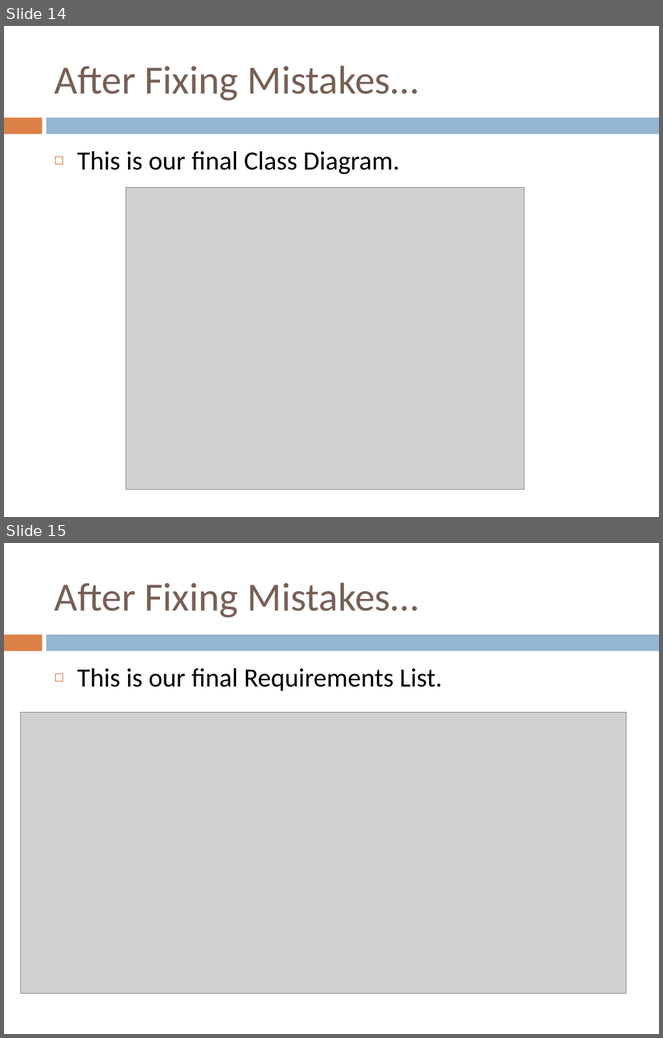
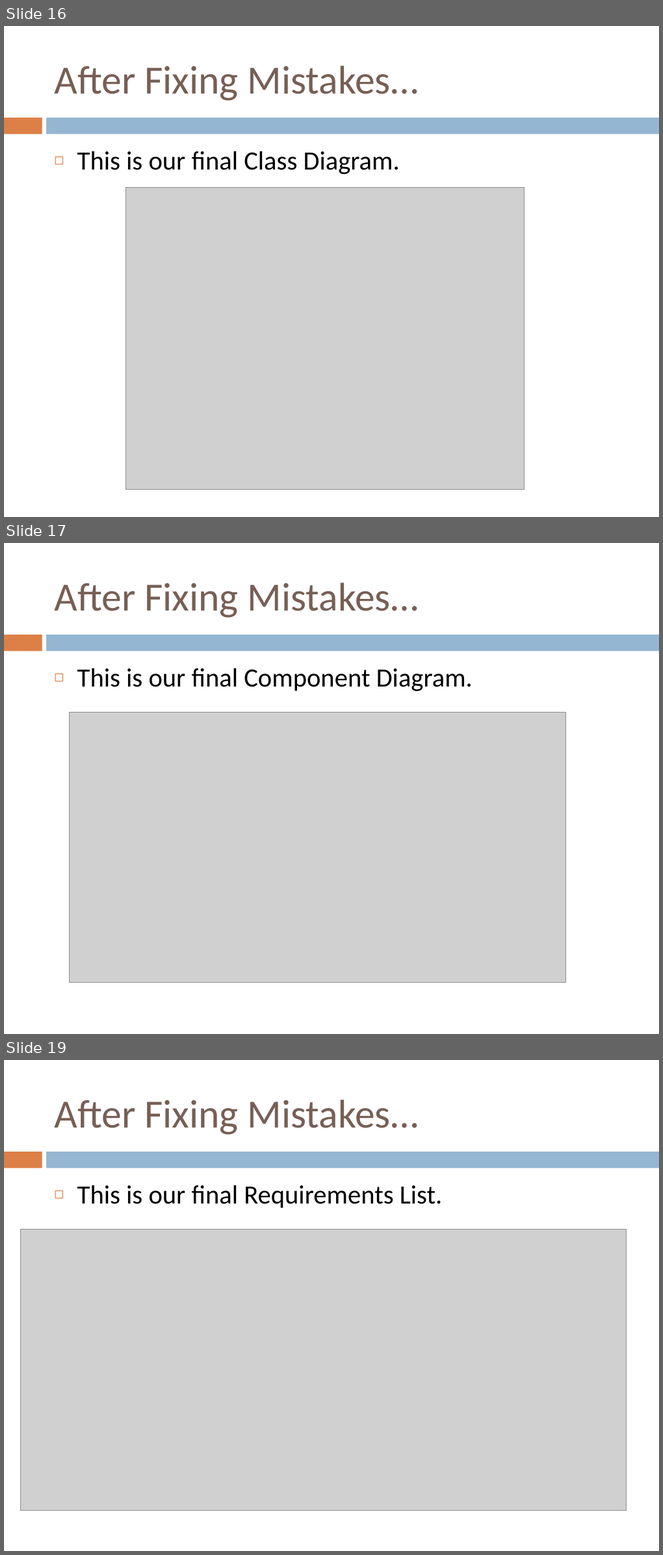
Before and after one commit to ledz1996/Group4Assng, a slide deck: csci222 a1 ppt.pptx. Shown one above the other, each under a label of ours: slides 14 and 15 before the commit, slides 16, 17 and 19 after it; the slides between them are not shown. The pictures are 663x1038 and 663x1555 pixels, drawn with LibreOffice and Linux fonts; fonts in the diff are those of the drawing; grey boxes stand for pictures. Boxes give left, top, right and bottom in pixels: in the first picture for what was removed or moved away, otherwise in the second. Text is boxed around its words. In the diff, an @@ line names an element or a change of style, - is before the commit and + after.

```diff
--- a/csci222 a1 ppt.pptx
+++ b/csci222 a1 ppt.pptx
@@ slide 17 added at (4,543,659,1034), background #FFFFFF; not listed: 2 template elements that a slide beside it also shows @@
@@ title added at (54,583,419,618), 44 pt, text #775F55 @@
+After Fixing Mistakes…
@@ text added at (77,668,473,691), 29 pt, text #000000 @@
+◻ This is our final Component Diagram.
@@ picture added at (70,712,566,982) @@
@@ what was slide 14 is now slide 16 @@
@@ what was slide 15 is now slide 19 @@
```
Also in this commit, not shown: 3 slides changed, 3 other slides added, 1 other file.
